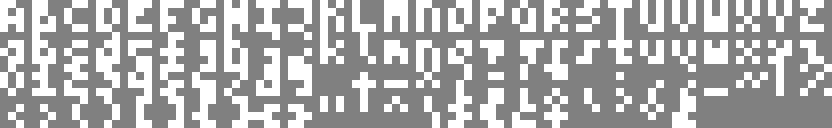
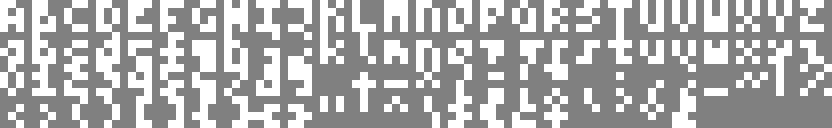
Layers edited between the first and the second 832px x 128px image:
painted on "Background" over [192, 40, 208, 64]
